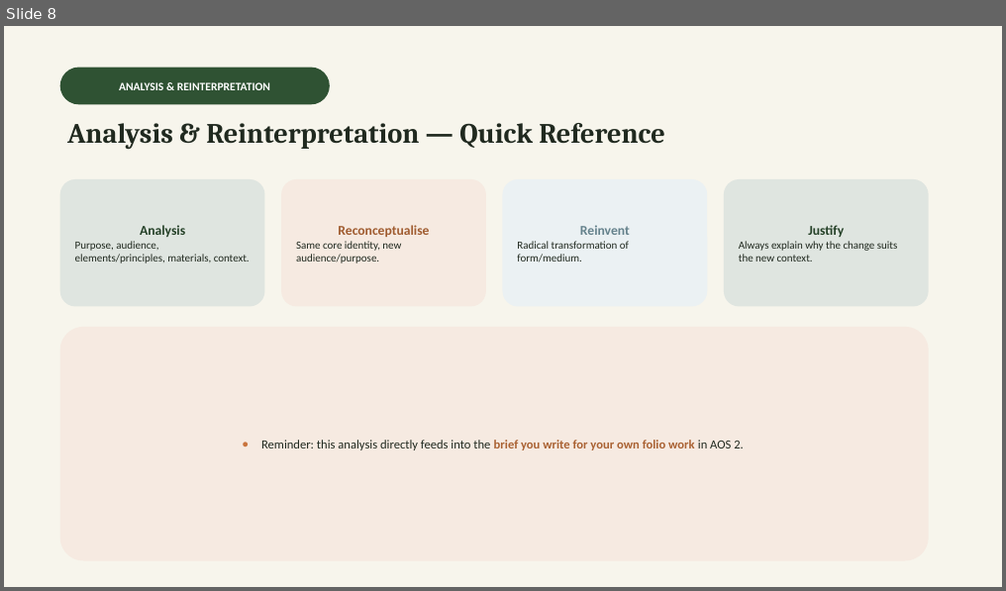
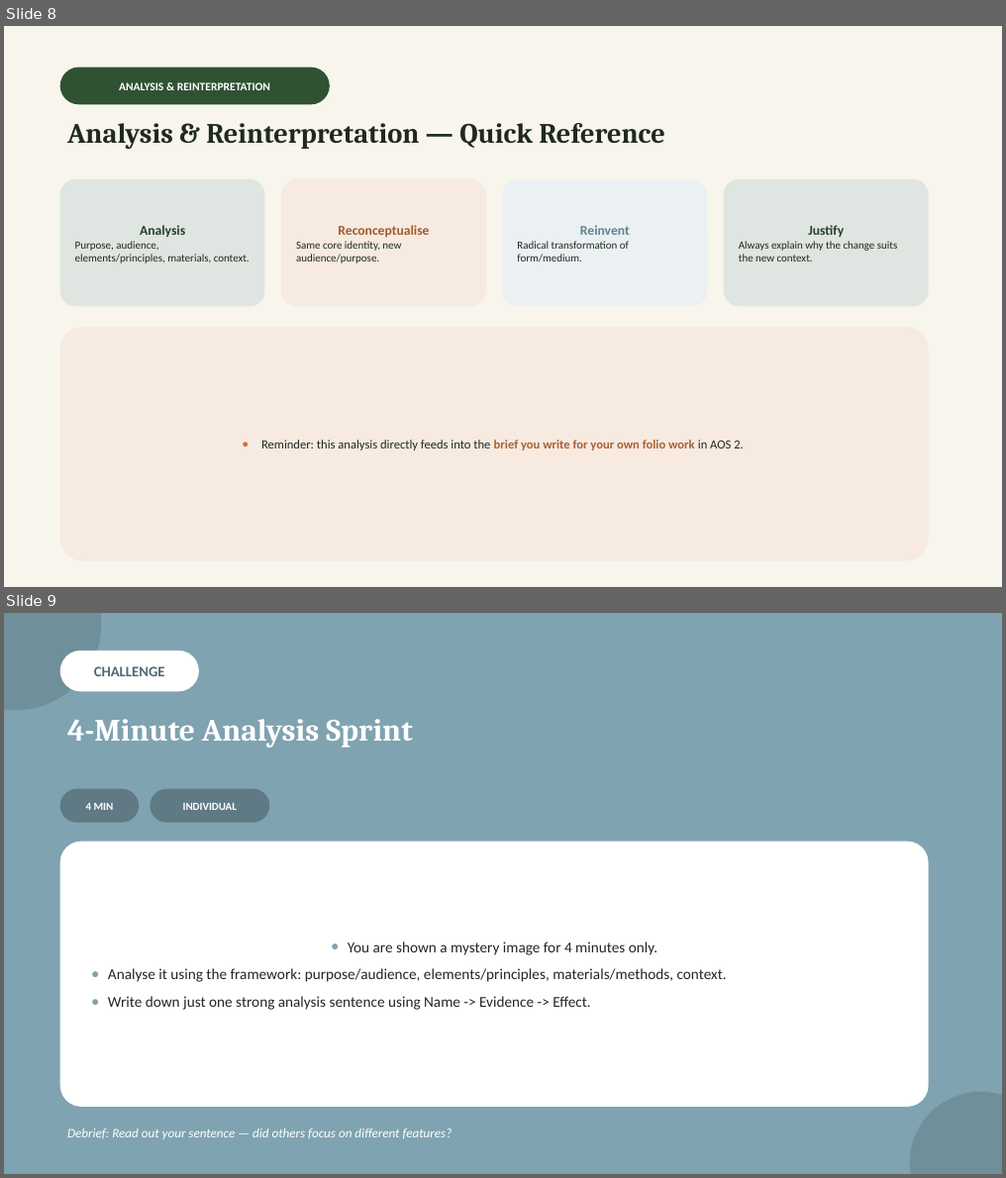
Before and after one commit to melodywyc0710/chuck, a slide deck: teaching-materials/vcd-vce/powerpoint/Unit3-Reconceptualisation-and-Reinvention.pptx. Shown one above the other, each under a label of ours: slide 8 before the commit, slides 8 and 9 after it. The pictures are 1006x591 and 1006x1178 pixels, drawn with LibreOffice and Linux fonts; fonts in the diff are those of the drawing. Boxes give left, top, right and bottom in pixels: in the first picture for what was removed or moved away, otherwise in the second. Text is boxed around its words. In the diff, an @@ line names an element or a change of style, - is before the commit and + after.

```diff
--- a/teaching-materials/vcd-vce/powerpoint/Unit3-Reconceptualisation-and-Reinvention.pptx
+++ b/teaching-materials/vcd-vce/powerpoint/Unit3-Reconceptualisation-and-Reinvention.pptx
@@ slide 9 added at [4,613,1002,1174], background #7FA3B0 @@
@@ ellipse added at [4,613,101,710], fill #6F8F9A @@
@@ rounded rectangle added at [60,651,199,691], fill #FFFFFF, 14 pt, text #526972, bold @@
+CHALLENGE
@@ text added at [67,719,412,748], 30 pt, text #FFFFFF, bold @@
+4-Minute Analysis Sprint
@@ rounded rectangle added at [60,789,139,823], fill #5F7A84, 10.5 pt, text #FFFFFF, bold @@
+4 MIN
@@ rounded rectangle added at [150,789,269,823], fill #5F7A84, 10.5 pt, text #FFFFFF, bold @@
+INDIVIDUAL
@@ rounded rectangle added at [60,842,929,1107], fill #FFFFFF, 14.5 pt, text #20291F @@
+● You are shown a mystery image for 4 minutes only.
+● Analyse it using the framework: purpose/audience, elements/principles, materials/methods, context.
+● Write down just one strong analysis sentence using Name -> Evidence -> Effect.
@@ ellipse added at [910,1092,1002,1174], fill #6F8F9A @@
@@ text added at [67,1129,452,1140], 12.5 pt, text #FFFFFF, italic @@
+Debrief: Read out your sentence — did others focus on different features?
```
Also in this commit, not shown: 5 other slides added, 4 other files.
